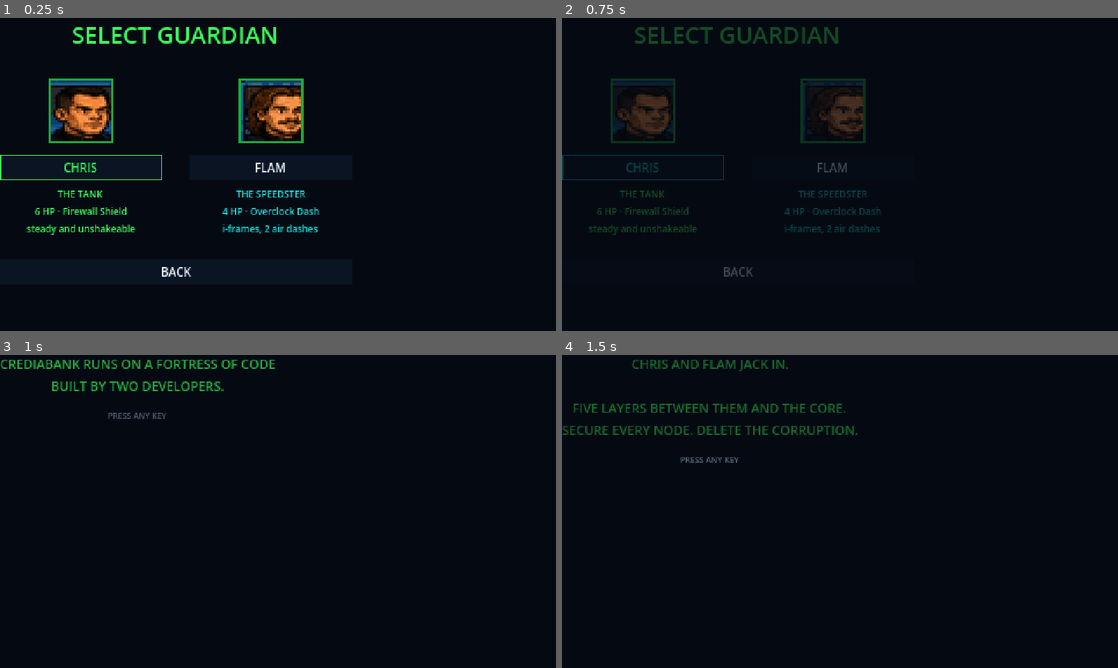
Above: before the commit, frames 1-4 (two rows, left to right).
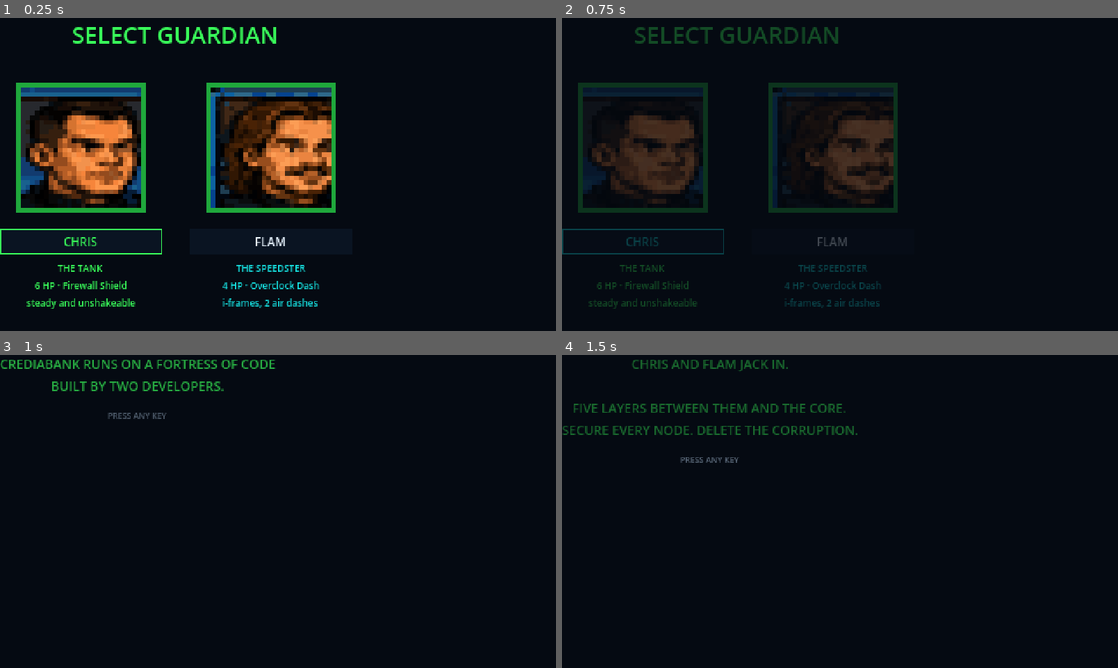
Above: after the commit, the same moments.

Repository: Flam-John/Credia-Guardians
Game: Godot game, scene res://scenes/ui/character_select.tscn
Two runs of this game, one before a commit and one after it. Both use one fixed random seed, a clock stepped at 60 frames per second and the inputs below. This scene is started directly instead of the project's main scene.
Inputs (mouse positions are in pixels of both pictures, inside the frame that each line leads up to):
- Up to frame 1 (0.25 s): no input
- Up to frame 2 (0.75 s): click "CHRIS" at 0.5 s
- Up to frame 3 (1 s): no input
- Up to frame 4 (1.5 s): tap Enter at 1.25 s; move the mouse to (962, 495) at 1.27 s; hold D (move_right) from 1.28 s (still down); tap Space (jump) at 1.35 s; click (962, 495) at 1.42 s

The runs differ from the first frame. In frame 1, 18% of the frame differs, in the area x 0-61%, y 19-93%; in frame 2, 12%; in frame 3, nothing differs; in frame 4, nothing differs.

Commit message:
fix: moving platforms carry riders; bigger character-select portraits
MovingPlatform moved its AnimatableBody2D via a PathFollow2D parent -
sync_to_physics only computes rider velocity for direct transform
writes, so players standing on a mover were never carried (the platform
slid out from under them). The body is now a sibling moved directly
each physics tick. Two regression tests: land-and-ride, and
jump-through-from-below.

Character select portraits 64 -> 128 px (4x integer scale) - the
photo-extracted faces were unreadable at 2x.

Diff:
--- a/src/levels/moving_platform.gd
+++ b/src/levels/moving_platform.gd
@@ -12,6 +12,7 @@
 @export var start_at_end := false
 
 var _follow: PathFollow2D
+var _platform: AnimatableBody2D
 var _dir := 1.0
 
 
@@ -23,23 +24,28 @@
 	if start_at_end:
 		_follow.progress_ratio = 1.0
 		_dir = -1.0
-	var platform := AnimatableBody2D.new()
-	platform.sync_to_physics = true
-	platform.collision_layer = PhysicsLayers.PLATFORM_ONEWAY
-	platform.collision_mask = 0
+	_platform = AnimatableBody2D.new()
+	_platform.sync_to_physics = true
+	_platform.collision_layer = PhysicsLayers.PLATFORM_ONEWAY
+	_platform.collision_mask = 0
 	var sprite := Sprite2D.new()
 	var atlas := AtlasTexture.new()
 	atlas.atlas = SHEET
 	atlas.region = Rect2(0, 0, 48, 8)
 	sprite.texture = atlas
-	platform.add_child(sprite)
+	_platform.add_child(sprite)
 	var shape := CollisionShape2D.new()
 	var rect := RectangleShape2D.new()
 	rect.size = Vector2(48, 6)
 	shape.shape = rect
 	shape.one_way_collision = true
-	platform.add_child(shape)
-	_follow.add_child(platform)
+	_platform.add_child(shape)
+	# The body is a SIBLING of the follower and gets moved DIRECTLY each
+	# physics tick: sync_to_physics only computes rider velocity for direct
+	# transform writes — moved via a PathFollow2D parent, the platform slid
+	# out from under standing players (they were never carried).
+	add_child(_platform)
+	_platform.global_position = _follow.global_position
 
 
 func _physics_process(delta: float) -> void:
@@ -49,3 +55,4 @@
 			_dir = -1.0
 		elif _follow.progress_ratio <= 0.0:
 			_dir = 1.0
+	_platform.global_position = _follow.global_position
--- a/src/ui/character_select.gd
+++ b/src/ui/character_select.gd
@@ -36,7 +36,9 @@
 	atlas.atlas = PORTRAITS
 	atlas.region = Rect2(portrait_index * 32, 0, 32, 32)
 	portrait.texture = atlas
-	portrait.custom_minimum_size = Vector2(64, 64)
+	# 4x integer scale — at 64px the photo-extracted faces were too small
+	# to read; 128px keeps the pixels crisp and the faces recognizable
+	portrait.custom_minimum_size = Vector2(128, 128)
 	portrait.stretch_mode = TextureRect.STRETCH_KEEP_ASPECT_CENTERED
 	portrait.expand_mode = TextureRect.EXPAND_IGNORE_SIZE
 	portrait.texture_filter = CanvasItem.TEXTURE_FILTER_NEAREST
--- /dev/null
+++ b/tests/unit/test_v181.gd
@@ -0,0 +1,60 @@
+extends GutTest
+## v1.8.1: the player must be able to STAND on moving platforms (the blue
+## boxes) — one-way collision on AnimatableBody2D+sync_to_physics is broken
+## in Godot 4 (upstream), so this locks the fix.
+
+const PLAYER_SCENE := preload("res://scenes/entities/player/player.tscn")
+const CHRIS := preload("res://data/characters/chris.tres")
+
+
+func _make_mover(pos: Vector2, span: float, speed: float) -> MovingPlatform:
+	var mover := MovingPlatform.new()
+	mover.position = pos
+	mover.speed = speed
+	var curve := Curve2D.new()
+	curve.add_point(Vector2.ZERO)
+	curve.add_point(Vector2(span, 0))
+	mover.curve = curve
+	add_child_autofree(mover)
+	return mover
+
+
+func _spawn_player(pos: Vector2) -> Player:
+	var p: Player = PLAYER_SCENE.instantiate()
+	p.stats = CHRIS
+	p.position = pos
+	add_child_autofree(p)
+	return p
+
+
+func test_player_lands_and_rides_moving_platform() -> void:
+	_make_mover(Vector2(0, 60), 80.0, 40.0)
+	var player := _spawn_player(Vector2(4, 30))  # above the platform start
+	await wait_physics_frames(40)
+	assert_true(player.is_on_floor(), "player stands on the moving platform")
+	assert_between(player.global_position.y, 20.0, 60.0,
+			"player rests on top instead of falling through")
+	var x0 := player.global_position.x
+	await wait_physics_frames(30)
+	assert_gt(player.global_position.x, x0 + 5.0,
+			"platform carries the rider along the path")
+
+
+func test_player_jumping_from_below_is_not_blocked() -> void:
+	# one-way contract: approaching from underneath must not bonk
+	_make_mover(Vector2(0, 40), 80.0, 0.0)
+	var floor_body := StaticBody2D.new()
+	floor_body.collision_layer = 1
+	var shape := CollisionShape2D.new()
+	var rect := RectangleShape2D.new()
+	rect.size = Vector2(400, 20)
+	shape.shape = rect
+	floor_body.position = Vector2(0, 90)
+	floor_body.add_child(shape)
+	add_child_autofree(floor_body)
+	var player := _spawn_player(Vector2(4, 70))
+	await wait_physics_frames(20)
+	player.velocity = Vector2(0, -350.0)  # hard jump up through the platform
+	await wait_physics_frames(12)
+	assert_lt(player.global_position.y, 34.0,
+			"player passed up through the one-way platform")
